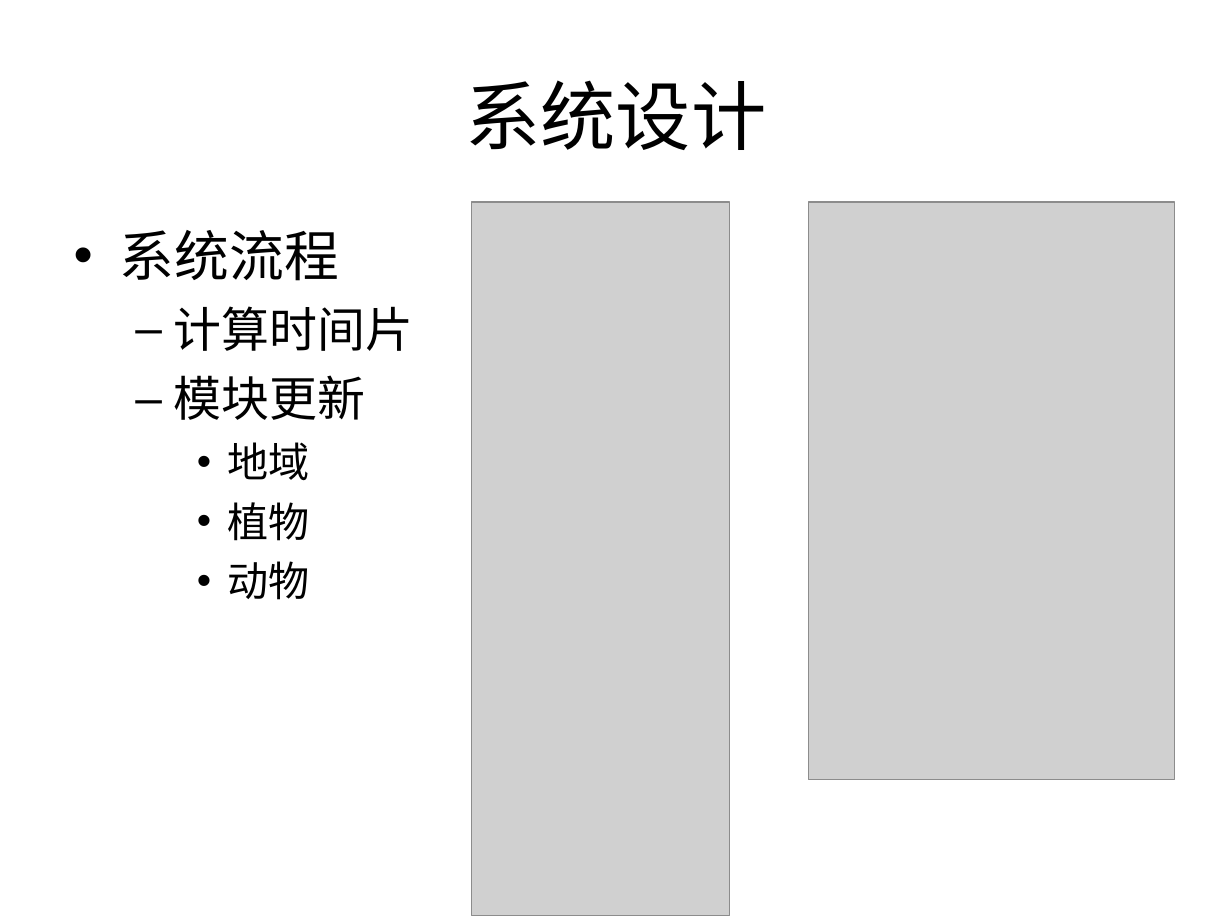
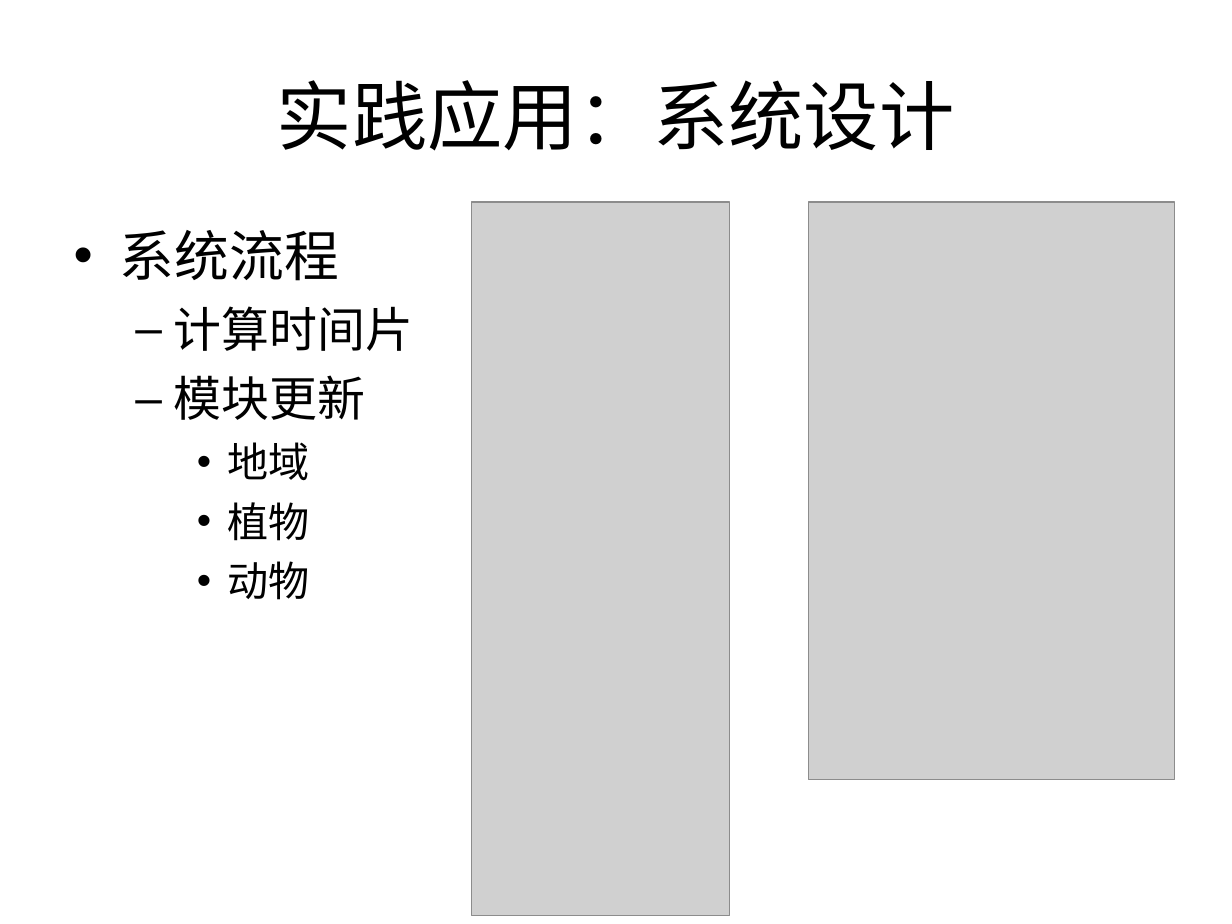
Before and after one commit to Nookleptia/qianmen3d, a slide deck: slide 26 of 毕设文件/毕设提纲.ppt (slide 25 before the commit). Drawn at 1232x924 pixels with LibreOffice and Linux fonts; fonts in the diff are those of the drawing; grey boxes stand for pictures. Boxes give left, top, right and bottom in pixels: in the first picture for what was removed or moved away, otherwise in the second. Text is boxed around its words. In the diff, an @@ line names an element or a change of style, - is before the commit and + after.

```diff
--- a/毕设文件/毕设提纲.ppt
+++ b/毕设文件/毕设提纲.ppt
@@ title at bbox=[277, 80, 955, 151]: text changed @@
-系统设计
+实践应用：系统设计
```
Also in this commit, not shown: 22 other slides changed, 1 slide added, 1 other file.
